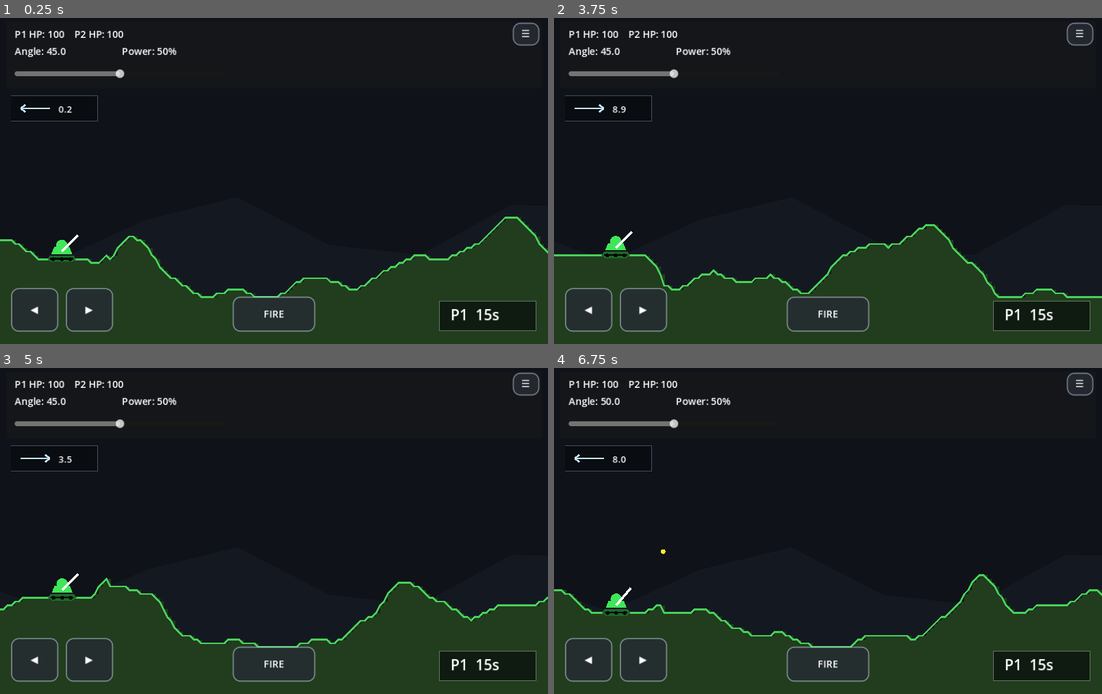
Above: before the commit, frames 1-4 (two rows, left to right).
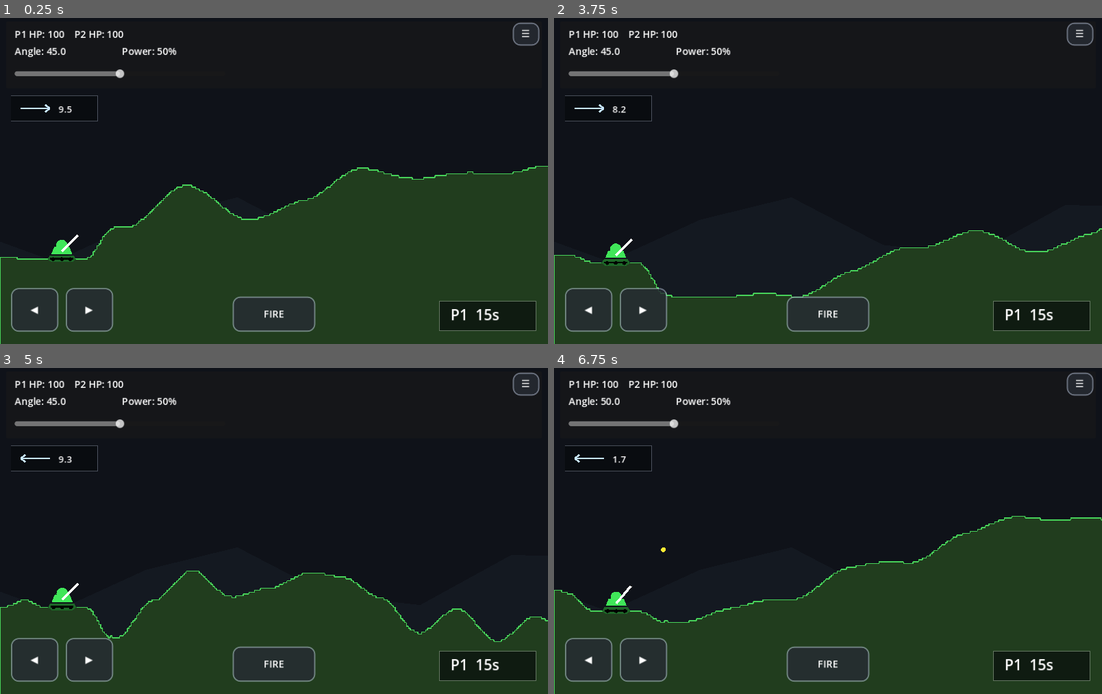
Above: after the commit, the same moments.

Repository: nwrowe/tilt-tanks
Game: Godot game, scene res://scenes/Main.tscn
Two runs of this game, one before a commit and one after it. Both use one fixed random seed, a clock stepped at 60 frames per second and the inputs below.
Inputs:
- Up to frame 1 (0.25 s): no input
- Up to frame 2 (3.75 s): click "☰" at 0.5 s; click "◀" at 1.25 s; click "▶" at 2 s; click "FIRE" at 2.75 s; click "Rematch" at 3.5 s
- Up to frame 3 (5 s): tap Enter (ui_accept) at 4.25, 4.52 s; hold Right from 4.28 s (still down); hold R from 4.28 s (still down)
- Up to frame 4 (6.75 s): release Right at 5.03 s; release R at 5.03 s; hold Down 5.03-5.78 s; tap Space at 5.1, 6.6 s; tap Enter (ui_accept) at 5.27 s; hold Right 5.78-6.53 s; hold R 5.78-6.53 s; hold Up from 6.53 s (still down)

The runs differ from the first frame. In frame 1, 20% of the frame differs, in the area x 0-100%, y 26-100%; in frame 2, 7.3%; in frame 3, 11%; in frame 4, 15%.

Commit message:
Use smoother mask terrain script

Diff:
--- a/scenes/Main.tscn
+++ b/scenes/Main.tscn
@@ -1,6 +1,6 @@
 [gd_scene load_steps=2 format=3 uid="uid://tilttanksmain"]
 
-[ext_resource type="Script" path="res://scripts/MainMask.gd" id="1_main"]
+[ext_resource type="Script" path="res://scripts/MainMask2.gd" id="1_main"]
 
 [node name="Main" type="Node2D"]
 script = ExtResource("1_main")
